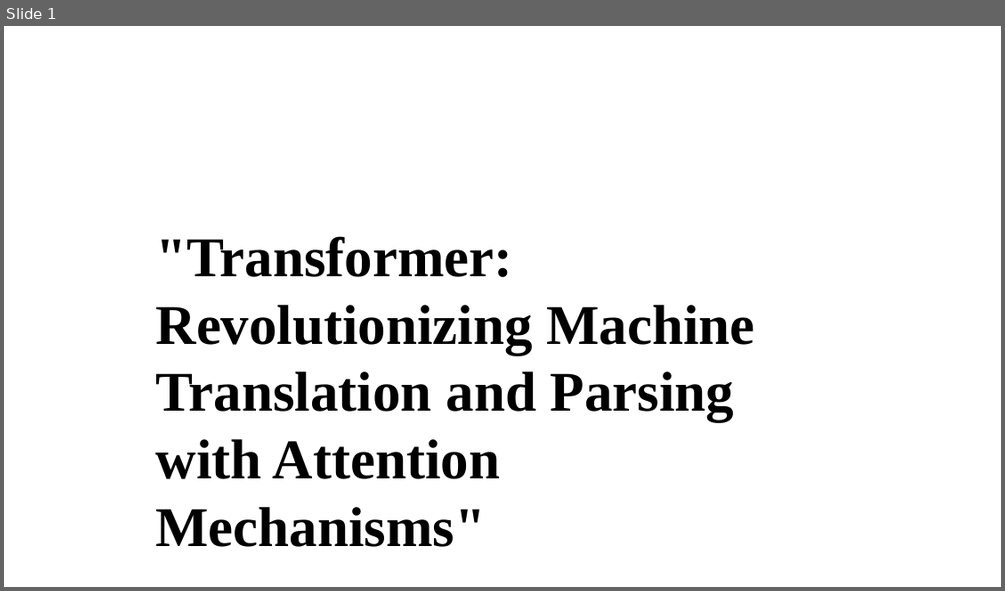
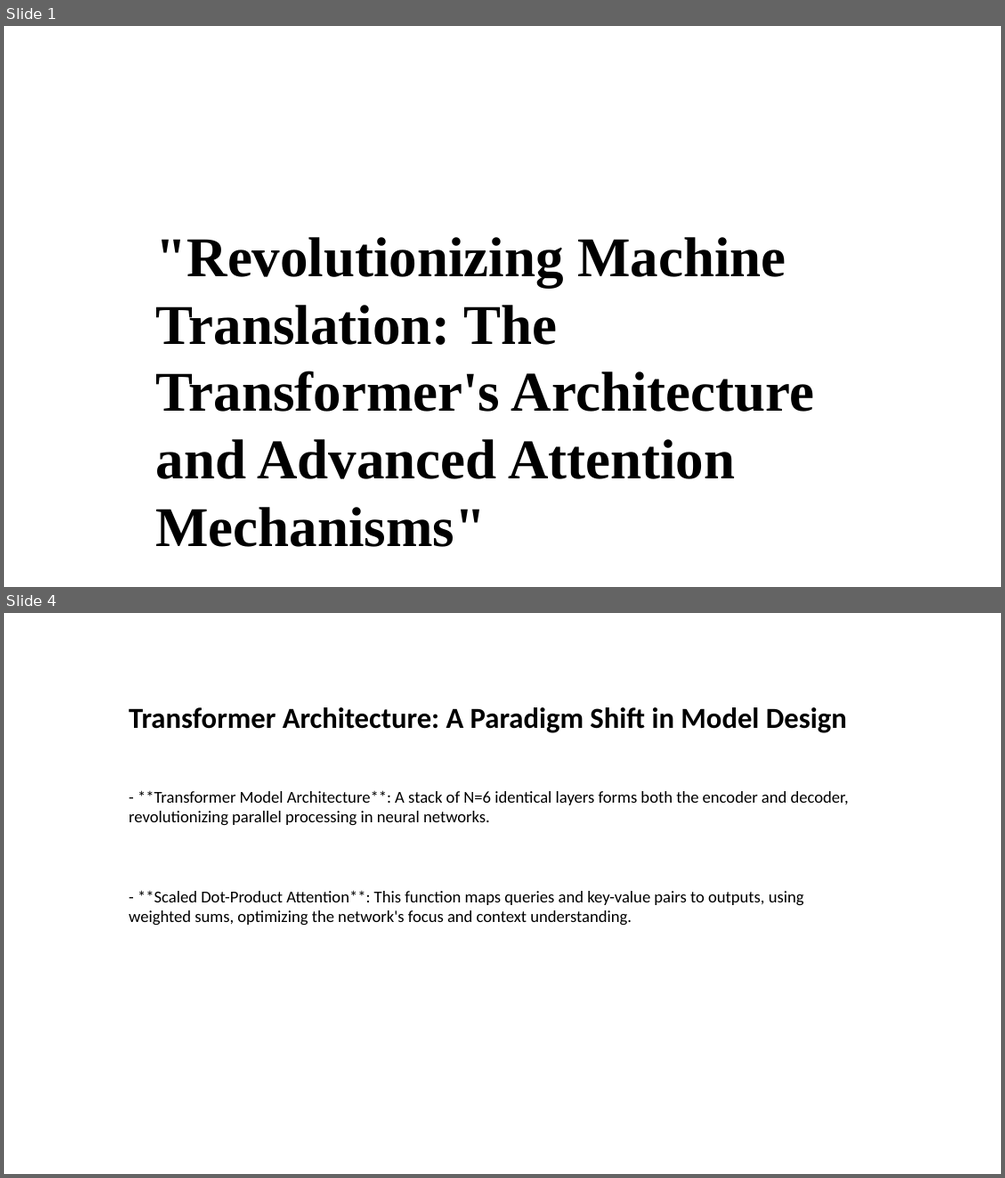
Before and after one commit to Jessie-ZhaoXi/dsa4213-ppt-generator, a slide deck: ppt_generator/my_ppts/attention_mode2.pptx. Shown one above the other, each under a label of ours: slide 1 before the commit, slides 1 and 4 after it; the slides between them are not shown. The pictures are 1005x591 and 1005x1178 pixels, drawn with LibreOffice and Linux fonts; fonts in the diff are those of the drawing; background and template pictures are left out. Boxes give left, top, right and bottom in pixels: in the first picture for what was removed or moved away, otherwise in the second. Text is boxed around its words. In the diff, an @@ line names an element or a change of style, - is before the commit and + after.

```diff
--- a/ppt_generator/my_ppts/attention_mode2.pptx
+++ b/ppt_generator/my_ppts/attention_mode2.pptx
@@ slide 4 added at [4,613,1001,1174], background picture (left out) @@
@@ text added at [129,707,847,733], 28 pt, text #000000, bold @@
+Transformer Architecture: A Paradigm Shift in Model Design
@@ text added at [129,790,849,925], 16 pt, text #000000 @@
+- **Transformer Model Architecture**: A stack of N=6 identical layers forms both the encoder and decoder, revolutionizing parallel processing in neural networks.
+- **Scaled Dot-Product Attention**: This function maps queries and key-value pairs to outputs, using weighted sums, optimizing the network's focus and context understanding.
@@ slide 1 changed as well @@
@@ text at [156,237,814,547]: text changed @@
-"Transformer: Revolutionizing Machine Translation and Parsing with Attention Mechanisms"
+"Revolutionizing Machine Translation: The Transformer's Architecture and Advanced Attention Mechanisms"
```
Also in this commit, not shown: 1 other slide changed, 5 other slides added, 8 slides removed, 4 other files.
